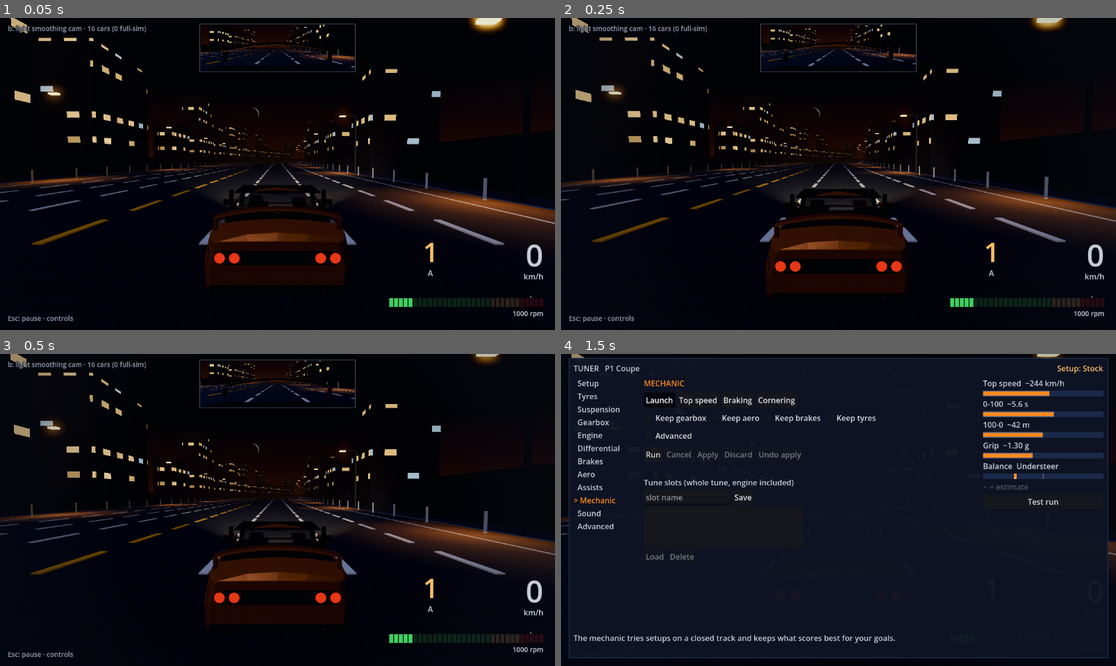
Above: before the commit, frames 1-4 (two rows, left to right).
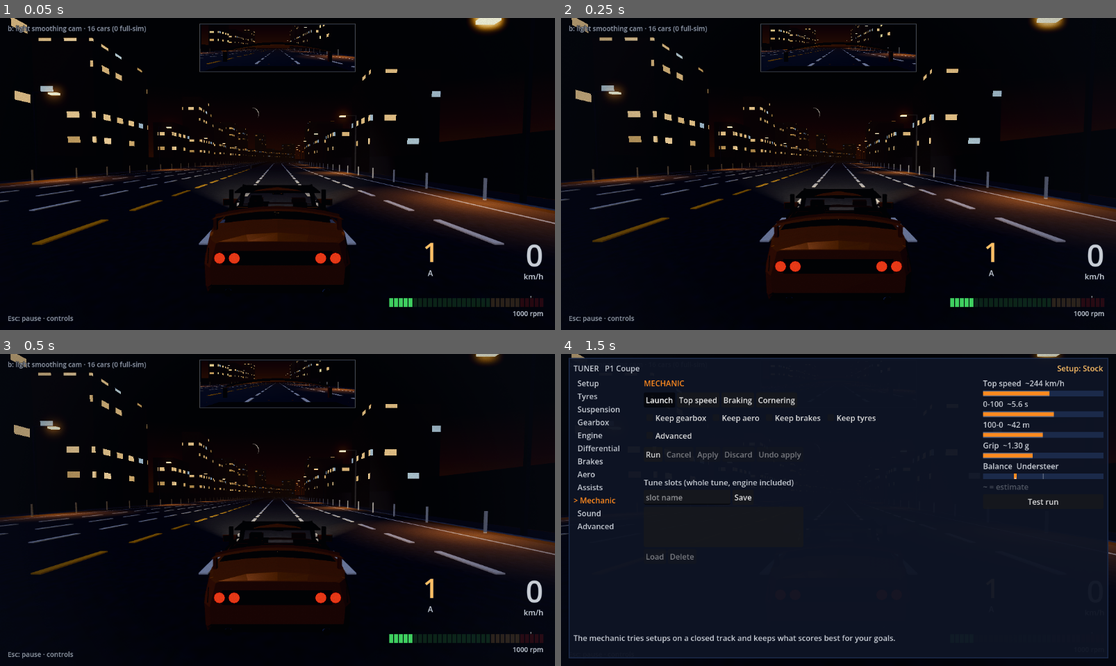
Above: after the commit, the same moments.

Repository: SmurfyHehe/neon-overdrive
Game: Godot game, scene res://Game.tscn
Same seed, same stepped clock (60 frames per second), same inputs: the game is played once before the commit and once after it.
Inputs (mouse positions are in pixels of both pictures, inside the frame that each line leads up to):
- Up to frame 1 (0.05 s): no input
- Up to frame 2 (0.25 s): no input
- Up to frame 3 (0.5 s): no input
- Up to frame 4 (1.5 s): tap Enter at 0.5 s; move the mouse to (960, 494) at 0.52 s; hold D (steer_right) 0.53-1.25 s; tap Y (autotune_panel) at 0.6 s; click (960, 494) at 0.67 s; click "Launch" at 1.25 s

The runs differ from the first frame. In frame 1, 0.3% of the frame differs, in the area x 37-63%, y 8-72%; in frame 2, 0.3%, in the area x 37-63%, y 8-75%; in frame 3, 0.3%; in frame 4, less than 0.1%.

Commit message:
Glossy paint and fake city reflections
Clear coat on player and traffic paint. The player's paint shader traces
its reflection to the lamp-head and building-front planes, so lamps and
lit windows slide over the body as it drives; the sky draws a city band
into its radiance map only, mirrored by traffic paint and glass. New
"Reflections" graphics flag, on in all presets: +0.04 ms GPU on the
Iris Xe at 1080p.

Co-Authored-By: Claude Opus 5.5 (1M context) <noreply@anthropic.com>

Diff:
--- a/project.godot
+++ b/project.godot
@@ -180,3 +180,10 @@
 [rendering]
 
 renderer/rendering_method="mobile"
+
+[shader_globals]
+
+city_reflections={
+"type": "float",
+"value": 1.0
+}
--- a/scripts/car_builder.gd
+++ b/scripts/car_builder.gd
@@ -201,6 +201,15 @@
 		m.rim_tint = 0.35
 	return m
 
+## Glossy paint (polish pass, 2026-10-08): a clear coat over the body colour,
+## so traffic paint carries a sharp second highlight and mirrors the sky's
+## city reflections (NightSky city) like the player's car.
+static func _gloss(m: StandardMaterial3D) -> StandardMaterial3D:
+	m.clearcoat_enabled = true
+	m.clearcoat = 1.0
+	m.clearcoat_roughness = 0.1
+	return m
+
 ## Shared body detailing (2026-09-13 art pass, Roy: "the player model car and
 ## surroundings are horrendous, they don't even make me feel like im in
 ## beam.ng") -- used by BOTH build_car (traffic, with wheels attached) and
@@ -351,7 +360,7 @@
 	var root := Node3D.new()
 	root.set_meta("kind", kind)
 
-	var body_mat := _mat(color, 0.0, 0.6, 0.28, 0.4)
+	var body_mat := _gloss(_mat(color, 0.0, 0.6, 0.28, 0.4))
 	var glass_mat := _mat(Color(0.05, 0.1, 0.13), 0.0, 0.85, 0.12)
 	var roof_mat := _mat(Color(0.07, 0.07, 0.08), 0.0, 0.3, 0.5)
 	var wheel_mat := _mat(Color(0.08, 0.08, 0.1), 0.0, 0.2, 0.75)
@@ -435,7 +444,7 @@
 	var root := Node3D.new()
 	root.set_meta("kind", kind)
 
-	var body_mat := _mat(color, 0.0, 0.6, 0.28, 0.4)
+	var body_mat := _gloss(_mat(color, 0.0, 0.6, 0.28, 0.4))
 	var glass_mat := _mat(Color(0.05, 0.1, 0.13), 0.0, 0.85, 0.12)
 	var roof_mat := _mat(Color(0.07, 0.07, 0.08), 0.0, 0.3, 0.5)
 	var light_mat := _mat(Color(1.0, 0.97, 0.87), 1.4)
--- a/scripts/graphics_settings.gd
+++ b/scripts/graphics_settings.gd
@@ -35,15 +35,15 @@
 ## +1.3 ms, MSAA 4x +1.9 ms, MSAA 2x + FXAA +2.3 ms, 75% scale -1.7 ms. So
 ## MSAA 2x is the free default and FXAA is not in any preset.
 const PRESET_VALUES := {
-	"low": {"aa": "msaa2", "render_scale": 0.75, "film_look": true},
-	"medium": {"aa": "msaa2", "render_scale": 1.0, "film_look": true},
-	"high": {"aa": "msaa4", "render_scale": 1.0, "film_look": true},
+	"low": {"aa": "msaa2", "render_scale": 0.75, "film_look": true, "reflections": true},
+	"medium": {"aa": "msaa2", "render_scale": 1.0, "film_look": true, "reflections": true},
+	"high": {"aa": "msaa4", "render_scale": 1.0, "film_look": true, "reflections": true},
 }
 
 ## On/off effects, in menu order, with their menu names. Each is read by the
-## node that draws it (film_look: WorldLook).
-const FLAGS := ["film_look"]
-const FLAG_NAMES := {"film_look": "Film look"}
+## node that draws it (film_look, reflections: WorldLook).
+const FLAGS := ["film_look", "reflections"]
+const FLAG_NAMES := {"film_look": "Film look", "reflections": "Reflections"}
 
 ## Nodes that switch with these settings join this group and implement
 ## apply_graphics().
@@ -52,7 +52,7 @@
 static var preset := PRESET_DEFAULT  # one of PRESETS, or "custom"
 static var aa := "msaa2"
 static var render_scale := 1.0
-static var flags := {"film_look": true}
+static var flags := {"film_look": true, "reflections": true}
 
 static func is_on(flag: String) -> bool:
 	return bool(flags.get(flag, false))
--- a/scripts/night_sky.gd
+++ b/scripts/night_sky.gd
@@ -50,6 +50,31 @@
 uniform vec3 haze_color : source_color = vec3(1.0, 0.75, 0.40);   // amber #FFC066
 uniform float haze_energy = 0.05;
 uniform float horizon_haze = 0.45;  // how much the low moon sinks into the glow
+// City in the reflections (polish pass, 2026-10-08): lit windows round the
+// horizon and the glow of the lamp rows, drawn into the radiance map only, so
+// glossy things (traffic paint, glass) mirror a city, the visible sky stays
+// as it was. 0 = off (GraphicsSettings "reflections", set by WorldLook).
+uniform float city = 0.0;
+
+float hash(vec2 p) {
+	return fract(sin(dot(p, vec2(127.1, 311.7))) * 43758.5453);
+}
+
+vec3 city_band(vec3 d) {
+	float az = atan(d.x, -d.z);
+	float top = 0.05 + 0.2 * hash(vec2(floor(az * 14.0), 3.0));
+	vec3 c = vec3(0.0);
+	if (d.y > -0.02 && d.y < top) {
+		vec2 g = vec2(az * 70.0, d.y * 55.0);
+		vec2 f = fract(g);
+		float pane = step(0.25, f.x) * step(f.x, 0.75) * step(0.3, f.y) * step(f.y, 0.75);
+		c += vec3(1.0, 0.75, 0.40) * pane * step(0.68, hash(floor(g))) * 0.5;
+	}
+	// The lamp rows either side, a soft sodium band above the skyline.
+	float side = smoothstep(0.5, 0.9, abs(d.x));
+	c += vec3(1.0, 0.55, 0.2) * side * exp(-pow((d.y - 0.32) * 9.0, 2.0)) * 0.12;
+	return c;
+}
 
 vec3 gradient(vec3 d) {
 	float v_angle = acos(clamp(d.y, -1.0, 1.0));
@@ -63,6 +88,9 @@
 
 void sky() {
 	vec3 col = gradient(EYEDIR);
+	if (AT_CUBEMAP_PASS && city > 0.0) {
+		col += city_band(EYEDIR) * city;
+	}
 	if (!AT_CUBEMAP_PASS) {
 		vec3 m = normalize(moon_dir);
 		float ang = acos(clamp(dot(EYEDIR, m), -1.0, 1.0));
@@ -132,5 +160,9 @@
 		return 0.0
 	return rng.randf_range(0.07, 0.93)
 
+## City lights in the reflections on (1) or off (0); the radiance map re-renders once.
+static func set_city(sky: Sky, amount: float) -> void:
+	(sky.sky_material as ShaderMaterial).set_shader_parameter("city", amount)
+
 static func set_phase(sky: Sky, phase: float) -> void:
 	(sky.sky_material as ShaderMaterial).set_shader_parameter("phase", fposmod(phase, 1.0))
--- a/scripts/p1_coupe_builder.gd
+++ b/scripts/p1_coupe_builder.gd
@@ -64,13 +64,72 @@
 // Vertex alpha 0 marks paint (or rim) faces; they take the tint and a glossier finish.
 uniform vec3 paint : source_color = vec3(1.0, 0.54, 0.12);
 uniform float paint_metallic = 0.5;
-uniform float paint_roughness = 0.38;
+uniform float paint_roughness = 0.24;
+// Glossy paint (polish pass, 2026-10-08): a clear coat over the paint faces.
+uniform float clearcoat = 1.0;
+// Fake city reflections, 0 = off (GraphicsSettings "reflections", set by WorldLook).
+global uniform float city_reflections;
+const vec3 SODIUM = vec3(1.0, 0.55, 0.2);
+const vec3 WINDOW = vec3(1.0, 0.75, 0.40);
+const float LAMP_H = 7.4;        // lamp head height, m (RoadChunkBuilder.LAMP_POLE_H - 0.1)
+const float LAMP_SPACING = 12.5; // a lamp passes every 12.5 m (both sides staggered)
+const float LAMP_SIDE = 11.0;    // typical sideways distance car -> lamp head, m
+const float FRONTAGE = 16.0;     // typical sideways distance car -> building fronts, m
+
+float hash(vec2 p) {
+	return fract(sin(dot(p, vec2(127.1, 311.7))) * 43758.5453);
+}
+
+// What the paint would mirror, without rendering it: the reflection ray is
+// traced to two planes, the lamp heads overhead and the building fronts to
+// the sides, and those are drawn as functions of the hit point. The hit
+// moves as the car drives, so lamps slide over the roof and windows over the
+// doors. World-aligned on purpose: approximate on a bend, never wrong-looking.
+vec3 city(vec3 wp, vec3 r, vec3 car) {
+	vec3 c = vec3(0.0);
+	if (r.y > 0.05) {
+		float t = (LAMP_H - wp.y) / r.y;
+		vec3 h = wp + r * t;
+		float zz = fract(h.z / LAMP_SPACING + 0.5) - 0.5;
+		float dx = abs(h.x - car.x) - LAMP_SIDE;
+		float lamp = exp(-zz * zz * 900.0) * exp(-dx * dx * 0.06);
+		c += SODIUM * lamp * 6.0 / (1.0 + t * 0.08);
+	}
+	if (abs(r.x) > 0.2) {
+		float t = FRONTAGE / abs(r.x);
+		vec3 h = wp + r * t;
+		if (h.y > 0.0 && h.y < 30.0 && t < 60.0) {
+			vec2 g = vec2(h.z / 2.6, h.y / 3.2);
+			vec2 f = fract(g);
+			float pane = step(0.2, f.x) * step(f.x, 0.8) * step(0.3, f.y) * step(f.y, 0.75);
+			float lit = step(0.62, hash(floor(g) + sign(r.x) * 31.0));
+			// Where one pixel spans more than about a window (flat faces at a
+			// grazing angle) the grid would alias into speckle: fade it to its
+			// average brightness instead.
+			vec2 fw = fwidth(g);
+			float sharp = clamp(1.6 - 2.0 * max(fw.x, fw.y), 0.0, 1.0);
+			float w = mix(0.08, pane * lit, sharp);
+			c += WINDOW * w * 0.9 * (1.0 - t / 60.0);
+		}
+	}
+	return c;
+}
+
 void fragment() {
 	float p = 1.0 - COLOR.a;
 	ALBEDO = mix(COLOR.rgb, paint, p);
 	METALLIC = mix(0.1, paint_metallic, p);
 	ROUGHNESS = mix(0.75, paint_roughness, p);
 	SPECULAR = 0.5;
+	CLEARCOAT = clearcoat * p;
+	CLEARCOAT_ROUGHNESS = 0.08;
+	if (city_reflections > 0.0 && p > 0.0) {
+		vec3 wp = (INV_VIEW_MATRIX * vec4(VERTEX, 1.0)).xyz;
+		vec3 n = normalize((INV_VIEW_MATRIX * vec4(NORMAL, 0.0)).xyz);
+		vec3 v = normalize(wp - CAMERA_POSITION_WORLD);
+		float fres = 0.04 + 0.96 * pow(1.0 - clamp(dot(n, -v), 0.0, 1.0), 5.0);
+		EMISSION += city(wp, reflect(v, n), NODE_POSITION_WORLD) * fres * p * city_reflections * (1.0 - paint_roughness);
+	}
 }
 """
 
--- a/scripts/world_look.gd
+++ b/scripts/world_look.gd
@@ -16,6 +16,12 @@
 #   lean navy, highlights lean amber, a gentle S-curve on contrast. Amber vs.
 #   Dusk, pushed by the camera instead of by every material.
 # Off gives back the stage A linear look exactly.
+#
+# Reflections (flag "reflections"): fake city reflections, nothing re-rendered.
+# The player's paint traces its reflection to the lamp-head and building-front
+# planes in its shader (P1CoupeBuilder BODY_SHADER, the city_reflections
+# global), and the sky draws lit windows and lamp-row glow into its radiance
+# map only (NightSky city), which traffic paint and glass mirror.
 
 const AGX_EXPOSURE := 2.0
 const AGX_WHITE := 6.0
@@ -43,6 +49,10 @@
 	environment.tonemap_white = AGX_WHITE if on else 1.0
 	environment.adjustment_enabled = on
 	environment.adjustment_color_correction = get_lut() if on else null
+	var refl := 1.0 if GraphicsSettings.is_on("reflections") else 0.0
+	RenderingServer.global_shader_parameter_set("city_reflections", refl)
+	if environment.sky != null and environment.sky.sky_material is ShaderMaterial:
+		NightSky.set_city(environment.sky, refl)
 
 ## The grade as a 3D lookup texture, built once.
 static func get_lut() -> ImageTexture3D:
--- a/tests/graphics_perf.gd
+++ b/tests/graphics_perf.gd
@@ -20,7 +20,7 @@
 const SKIP := 10         # frames dropped after each switch
 
 ## Each setup: GraphicsSettings values on top of BASE. Presets take PRESET_VALUES.
-const BASE := {"aa": "off", "render_scale": 1.0, "film_look": false}
+const BASE := {"aa": "off", "render_scale": 1.0, "film_look": false, "reflections": false}
 const SETUPS := {
 	"base": {},
 	"fxaa": {"aa": "fxaa"},
@@ -29,6 +29,7 @@
 	"msaa4": {"aa": "msaa4"},
 	"scale75": {"render_scale": 0.75},
 	"film_look": {"film_look": true},
+	"reflections": {"reflections": true},
 	"low": "low",
 	"medium": "medium",
 	"high": "high",
